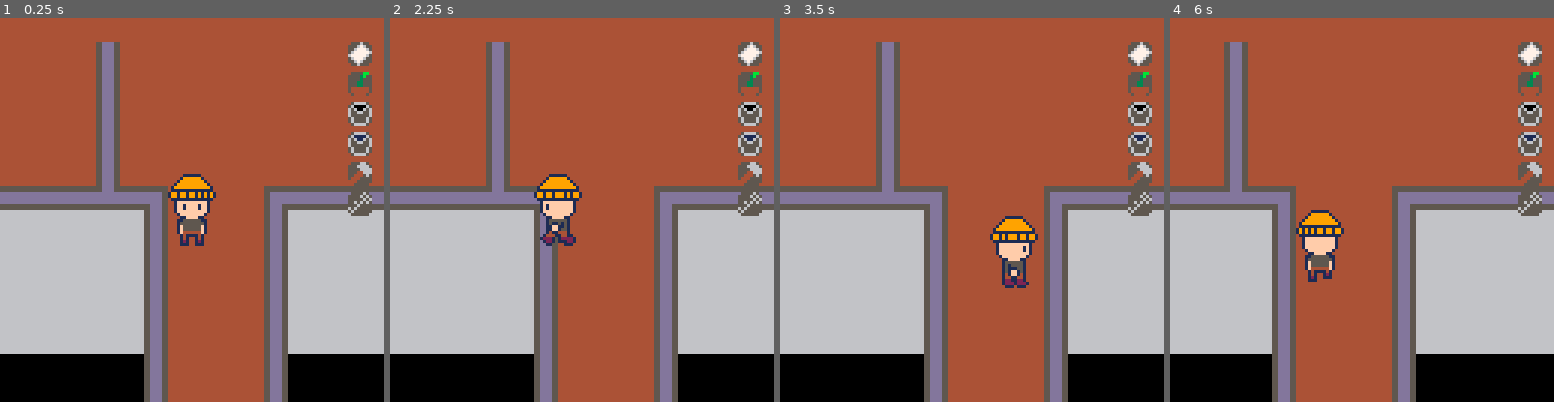
Above: before the commit, frames 1-4 (left to right).
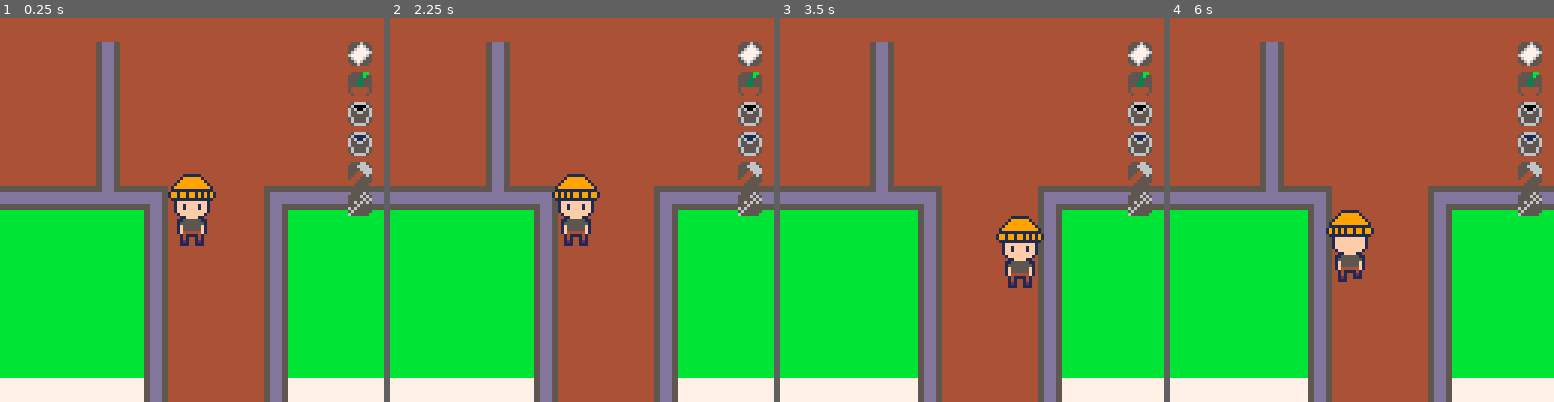
Above: after the commit, the same moments.

Repository: PaoloPortugal/one-last-visit
Game: PICO-8 cartridge mini-jam.p8
Same seed, same stepped clock (60 frames per second), same inputs: the game is played once before the commit and once after it.
Inputs:
- Up to frame 1 (0.25 s): no input
- Up to frame 2 (2.25 s): tap O (Z key) at 0.33, 0.7, 1.43, 2.22 s; hold Left from 1.97 s (still down)
- Up to frame 3 (3.5 s): release Left at 2.37 s; hold Down 2.42-2.82 s; hold Right from 2.87 s (still down); tap O (Z key) at 3.1 s
- Up to frame 4 (6 s): release Right at 3.53 s; hold Up 3.58-4.08 s; tap O (Z key) at 3.98, 4.87, 5.75 s; hold Right 4.13-4.53 s; hold Down 4.58-5.08 s; hold Left 5.13-5.8 s; hold Up from 5.85 s (still down)

The runs differ from the first frame. In frame 1, 31% of the frame differs, in the area x 0-100%, y 50-100%; in frame 2, 33%; in frame 3, 40%; in frame 4, 50%, in the area x 0-100%, y 6-100%.

Commit message:
finally perspective works properly

Diff:
--- a/mini-jam.p8
+++ b/mini-jam.p8
@@ -20,11 +20,13 @@
     cam=make_camera(player)
     messages={}
     objects={chair}
+    timeshift=false
 end
 
 function _update60()
 -- runs at 60fps
     player:update(objects)
+    timeshift=player.y>60*8
     for obj in all(objects,dialogue.active) do
         obj:update()
     end
@@ -37,13 +39,15 @@
 
     camera(cam:cam_pos())
 
-    map()
+    draw_base_map(timeshift)
 
     for obj in all(objects) do
         obj:draw()
     end
 
     player:draw()
+
+    draw_map_over()
 
     camera(0,0)
 
@@ -147,40 +151,39 @@
 
 
 
-
 __gff__
-0000000000000000000000000000000001000000000000000000000000000000000000000000000000000000000000000000000000000000000000000000000000000000000000000000000000000000000000000000000000000000000000000000000000000000000000000000000000000000000000000000000000000000
+0000000000000000000000000000000081000000000000000000000000000001000000000000000000000000000000020000000000000000020101020103030200000000000001000000000000000000000000000000000000000000000000000000000000000000000000000000000000000000000000000000000000000000
 0000000000000000000000000000000000000000000000000000000000000000000000000000000000000000000000000000000000000000000000000000000000000000000000000000000000000000000000000000000000000000000000000000000000000000000000000000000000000000000000000000000000000000
 __map__
-000000003a3b3b3b3b3b3b3b3b3b3b3b3b3b3b3b3c00000000000000000000000000000000000000000000003a3b3b3b3b3b3b3b3b3b3b3b3b3b3b3c1000000000000000000000000000000000000000000000000000000000000000000000000000000000000000000000000000000000000000000000000000000000000000
-00000000390f0f0f0f0f0f0f0f0f0f0f0f0f0f0f390000000000000000000000000000000000000000000000390f0f0f0f0f0f0f0f0f0f0f0f0f0f391000000000000000000000000000000000000000000000000000000000000000000000000000000000000000000000000000000000000000000000000000000000000000
-00000000390f0f0f0f0f0f0f0f0f0f0f0f0f0f0f390000000000000000000000000000000000000000000000390f0f0f0f0f0f0f0f0f0f0f0f0f0f391000000000000000000000000000000000000000000000000000000000000000000000000000000000000000000000000000000000000000000000000000000000000000
-00000000390f0f0f0f0f0f0f0f0f0f0f0f0f0f0f390000000000000000000000000000000000000000000000390f0f0f0f0f0f0f0f0f0f0f0f0f0f391000000000000000000000000000000000000000000000000000000000000000000000000000000000000000000000000000000000000000000000000000000000000000
-00000000390f0f0f0f0f0f0f0f0f0f0f0f0f0f0f390000000000000000000000000000000000000000000000390f0f0f0f0f0f0f0f0f0f0f0f0f0f391000000000000000000000000000000000000000000000000000000000000000000000000000000000000000000000000000000000000000000000000000000000000000
-0000000039464646464646464646464646464646390000000000000000000000000000000000000000000000394646464646464646464646464646391000000000000000000000000000000000000000000000000000000000000000000000000000000000000000000000000000000000000000000000000000000000000000
-0000000039464646464646464646464646464646391010101010101010101010101010101010101010101010394646464646464646464646464646391000000000000000000000000000000000000000000000000000000000000000000000000000000000000000000000000000000000000000000000000000000000000000
-0000000039444545444544454445444544454445394747474747474747474747474747474747474747474747394445444544454445444544454445391000000000000000000000000000000000000000000000000000000000000000000000000000000000000000000000000000000000000000000000000000000000000000
-0000000039545555545554555455545554555455394747474747474747474747474747474747474747474747395455545554555455545554555455391000000000000000000000000000000000000000000000000000000000000000000000000000000000000000000000000000000000000000000000000000000000000000
-0000000039444544454445444544454445444445394747474747474747474747474747474747474747474747394445555444454445444544455455391000000000000000000000000000000000000000000000000000000000000000000000000000000000000000000000000000000000000000000000000000000000000000
-0000000039545554555455545554555455545455394747474747474747474747474747474747474747474747395455454454555455545554554445391000000000000000000000000000000000000000000000000000000000000000000000000000000000000000000000000000000000000000000000000000000000000000
-0000000039444545444544454445444544454445394747474747474747474747474747474747474747474747394445444555545554444544455455391000000000000000000000000000000000000000000000000000000000000000000000000000000000000000000000000000000000000000000000000000000000000000
-0000000039545555545554555455545554555455394747474747474747474747474747474747474747474747395455545545444544545554554445391000000000000000000000000000000000000000000000000000000000000000000000000000000000000000000000000000000000000000000000000000000000000000
-0000000039444545444544454445444544454445394747474747474747474747474747474747474747474747394454555455545554444544455455391000000000000000000000000000000000000000000000000000000000000000000000000000000000000000000000000000000000000000000000000000000000000000
-0000000039545555545554555455444554555455394747474747474747474747474747474747474747474747395455444544454445545544454445391000000000000000000000000000000000000000000000000000000000000000000000000000000000000000000000000000000000000000000000000000000000000000
-000000003d3b3b3b3b3b3b3b3b3c54553a3b3b3b3e4747474747474747474747474747474747474747474747394445545554555455545554555455391000000000000000000000000000000000000000000000000000000000000000000000000000000000000000000000000000000000000000000000000000000000000000
-000000000f0f0f0f0f0f0f0f0f394445390f0f0f0f474747474747474747474747474747474747473a3b3b3b3e54553b3b3b3b3b3b3b3b3b3b3b3b3f1000000000000000000000000000000000000000000000000000000000000000000000000000000000000000000000000000000000000000000000000000000000000000
-000000000f0f0f0f0f0f0f0f0f395455390f0f0f0f47474747474747474747474747474747474747390f0f0f0f44450f0f0f0f0f0f0f0f0f0f0f0f391000000000000000000000000000000000000000000000000000000000000000000000000000000000000000000000000000000000000000000000000000000000000000
-3a3b3b3b3b3b3b3b3b3b3b3b3b3e44453d3b3b3b3b3b3b3b3b3c4747474747474747474747474747390f0f0f0f54550f0f0f0f0f0f0f0f0f0f0f0f391000000000000000000000000000000000000000000000000000000000000000000000000000000000000000000000000000000000000000000000000000000000000000
-390f0f0f0f0f0f0f0f0f0f0f0f0f54550f0f0f0f0f0f0f0f0f394747474747474747474747474747390f0f0f0f44450f0f0f0f0f0f0f0f0f0f0f0f391000000000000000000000000000000000000000000000000000000000000000000000000000000000000000000000000000000000000000000000000000000000000000
-390f0f0f0f0f0f0f0f0f0f0f0f0f44450f0f0f0f0f0f0f0f0f394747474747474747474747474747390f0f0f0f54550f0f0f0f0f0f0f0f0f0f0f0f391000000000000000000000000000000000000000000000000000000000000000000000000000000000000000000000000000000000000000000000000000000000000000
-390f0f0f0f0f0f0f0f0f0f0f0f0f54550f0f0f0f0f0f0f0f0f39474747474747474747474747474739464646465555464646464646464646464646391000000000000000000000000000000000000000000000000000000000000000000000000000000000000000000000000000000000000000000000000000000000000000
-390f0f0f0f0f0f0f0f0f0f0f0f0f44450f0f0f0f0f0f0f0f0f3d3b3b3b3b3b3b3b3b3b3b47473b3b3e464646465555464646464646464646464646391000000000000000000000000000000000000000000000000000000000000000000000000000000000000000000000000000000000000000000000000000000000000000
-394646464646464646464646464654554646464646464646460f0f0f0f0f0f0f0f0f0f0f47470f0f0f444544454445444544454445444544454445391000000000000000000000000000000000000000000000000000000000000000000000000000000000000000000000000000000000000000000000000000000000000000
-394646464646464646464646464644454646464646464646460f0f0f0f0f0f0f0f0f0f0f47470f0f0f545554555455545554555455545554555455391000000000000000000000000000000000000000000000000000000000000000000000000000000000000000000000000000000000000000000000000000000000000000
-394445444544454445444544454445444544454445444544450f0f0f0f0f0f0f0f0f0f0f47470f0f0f444544454445444544454445444544454445391000000000000000000000000000000000000000000000000000000000000000000000000000000000000000000000000000000000000000000000000000000000000000
-395455545554555455545554555455545554555455545554550f0f0f0f0f0f0f0f0f0f0f54540f0f0f545554555455545554555455545554555455391000000000000000000000000000000000000000000000000000000000000000000000000000000000000000000000000000000000000000000000000000000000000000
-3944454445444544454445444544454445444544454445444546464646464646464646465454464646444544454445444544454445444544454445391000000000000000000000000000000000000000000000000000000000000000000000000000000000000000000000000000000000000000000000000000000000000000
-3954555455545554555455545554555455545554555455545546464646464646464646465454464646545554555455545554555455545554555455391000000000000000000000000000000000000000000000000000000000000000000000000000000000000000000000000000000000000000000000000000000000000000
-3944454445444544454445444544454445444544454445444544454445444544454445444544454445444544454445444544454445444544454445391000000000000000000000000000000000000000000000000000000000000000000000000000000000000000000000000000000000000000000000000000000000000000
-3954555455545554555455545554555455545554555455545554555455545554555455545554555455545554555455545554555455545554555455391000000000000000000000000000000000000000000000000000000000000000000000000000000000000000000000000000000000000000000000000000000000000000
-3944454445444544454445444544454445444544454445444539444544454445444544454445444539444544454445444544454445444544454445391000000000000000000000000000000000000000000000000000000000000000000000000000000000000000000000000000000000000000000000000000000000000000
+000000003a3b3b3b3b3b3b3b3b3b3b3b3b3b3b3b3c00000000000000000000000000000000000000000000003a3b3b3b3b3b3b3b3b3b3b3b3b3b3b3c0000000000000000000000000000000000000000000000000000000000000000000000000000000000000000000000000000000000000000000000000000000000000000
+00000000390f0f0f0f0f0f0f0f0f0f0f0f0f0f0f390000000000000000000000000000000000000000000000390f0f0f0f0f0f0f0f0f0f0f0f0f0f390000000000000000000000000000000000000000000000000000000000000000000000000000000000000000000000000000000000000000000000000000000000000000
+00000000390f0f0f0f0f0f0f0f0f0f0f0f0f0f0f390000000000000000000000000000000000000000000000390f0f0f0f0f0f0f0f0f0f0f0f0f0f390000000000000000000000000000000000000000000000000000000000000000000000000000000000000000000000000000000000000000000000000000000000000000
+00000000390f0f0f0f0f0f0f0f0f0f0f0f0f0f0f390000000000000000000000000000000000000000000000390f0f0f0f0f0f0f0f0f0f0f0f0f0f390000000000000000000000000000000000000000000000000000000000000000000000000000000000000000000000000000000000000000000000000000000000000000
+00000000390f0f0f0f0f0f0f0f0f0f0f0f0f0f0f390000000000000000000000000000000000000000000000390f0f0f0f0f0f0f0f0f0f0f0f0f0f390000000000000000000000000000000000000000000000000000000000000000000000000000000000000000000000000000000000000000000000000000000000000000
+0000000039464646464646464646464646464646390000000000000000000000000000000000000000000000394646464646464646464646464646390000000000000000000000000000000000000000000000000000000000000000000000000000000000000000000000000000000000000000000000000000000000000000
+0000000039464646464646464646464646464646391010101010101010101010101010101010101010101010394646464646464646464646464646390000000000000000000000000000000000000000000000000000000000000000000000000000000000000000000000000000000000000000000000000000000000000000
+0000000039444545444544454445444544454445394747474747474747474747474747474747474747474747394445444544454445444544454445390000000000000000000000000000000000000000000000000000000000000000000000000000000000000000000000000000000000000000000000000000000000000000
+0000000039545555545554555455545554555455394747474747474747474747474747474747474747474747395455545554555455545554555455390000000000000000000000000000000000000000000000000000000000000000000000000000000000000000000000000000000000000000000000000000000000000000
+0000000039444544454445444544454445444445394747474747474747474747474747474747474747474747394445555444454445444544455455390000000000000000000000000000000000000000000000000000000000000000000000000000000000000000000000000000000000000000000000000000000000000000
+0000000039545554555455545554555455545455394747474747474747474747474747474747474747474747395455454454555455545554554445390000000000000000000000000000000000000000000000000000000000000000000000000000000000000000000000000000000000000000000000000000000000000000
+0000000039444545444544454445444544454445394747474747474747474747474747474747474747474747394445444555545554444544455455390000000000000000000000000000000000000000000000000000000000000000000000000000000000000000000000000000000000000000000000000000000000000000
+0000000039545555545554555455545554555455394747474747474747474747474747474747474747474747395455545545444544545554554445390000000000000000000000000000000000000000000000000000000000000000000000000000000000000000000000000000000000000000000000000000000000000000
+0000000039444545444544454445444544454445394747474747474747474747474747474747474747474747394454555455545554444544455455390000000000000000000000000000000000000000000000000000000000000000000000000000000000000000000000000000000000000000000000000000000000000000
+0000000039545555545554555455444554555455394747474747474747474747474747474747474747474747395455444544454445545544454445390000000000000000000000000000000000000000000000000000000000000000000000000000000000000000000000000000000000000000000000000000000000000000
+000000003d3b3b3b3b3b3b3b3b3c54553a3b3b3b3e4747474747474747474747474747474747474747474747394445545554555455545554555455390000000000000000000000000000000000000000000000000000000000000000000000000000000000000000000000000000000000000000000000000000000000000000
+000000001f3838383838383838394445393838381f474747474747474747474747474747474747473a3b3b3b3e54553b3b3b3b3b3b3b3b3b3b3b3b3f0000000000000000000000000000000000000000000000000000000000000000000000000000000000000000000000000000000000000000000000000000000000000000
+000000001f1f1f1f1f1f1f1f1f395455391f1f1f1f47474747474747474747474747474747474747393838381f44451f3838383838383838383838390000000000000000000000000000000000000000000000000000000000000000000000000000000000000000000000000000000000000000000000000000000000000000
+3a3b3b3b3b3b3b3b3b3b3b3b3b3e44453d3b3b3b3b3b3b3b3b3c4747474747474747474747474747393838381f54551f3838383838383838383838390000000000000000000000000000000000000000000000000000000000000000000000000000000000000000000000000000000000000000000000000000000000000000
+390f0f0f0f0f0f0f0f0f0f0f0f1f54551f3838383838383838394747474747474747474747474747393838381f44451f3838383838383838383838390000000000000000000000000000000000000000000000000000000000000000000000000000000000000000000000000000000000000000000000000000000000000000
+390f0f0f0f0f0f0f0f0f0f0f0f1f44451f3838383838383838394747474747474747474747474747391f1f1f1f54551f1f1f1f1f1f1f1f1f1f1f1f390000000000000000000000000000000000000000000000000000000000000000000000000000000000000000000000000000000000000000000000000000000000000000
+390f0f0f0f0f0f0f0f0f0f0f0f1f54551f383838383838383839474747474747474747474747474739464646465555464646464646464646464646390000000000000000000000000000000000000000000000000000000000000000000000000000000000000000000000000000000000000000000000000000000000000000
+390f0f0f0f0f0f0f0f0f0f0f0f1f44451f1f1f1f1f1f1f1f1f3d3b3b3b3b3b3b3b3b3b3b47473b3b3e464646465555464646464646464646464646390000000000000000000000000000000000000000000000000000000000000000000000000000000000000000000000000000000000000000000000000000000000000000
+394646464646464646464646464654554646464646464646461f3838383838383838381f47471f3838444544454445444544454445444544454445390000000000000000000000000000000000000000000000000000000000000000000000000000000000000000000000000000000000000000000000000000000000000000
+394646464646464646464646464644454646464646464646461f3838383838383838381f47471f3838545554555455545554555455545554555455390000000000000000000000000000000000000000000000000000000000000000000000000000000000000000000000000000000000000000000000000000000000000000
+394445444544454445444544454445444544454445444544451f3838383838383838381f47471f3838444544454445444544454445444544454445390000000000000000000000000000000000000000000000000000000000000000000000000000000000000000000000000000000000000000000000000000000000000000
+395455545554555455545554555455545554555455545554551f1f1f1f1f1f1f1f1f1f1f54541f1f1f545554555455545554555455545554555455390000000000000000000000000000000000000000000000000000000000000000000000000000000000000000000000000000000000000000000000000000000000000000
+3944454445444544454445444544454445444544454445444546464646464646464646465454464646444544454445444544454445444544454445390000000000000000000000000000000000000000000000000000000000000000000000000000000000000000000000000000000000000000000000000000000000000000
+3954555455545554555455545554555455545554555455545546464646464646464646465454464646545554555455545554555455545554555455390000000000000000000000000000000000000000000000000000000000000000000000000000000000000000000000000000000000000000000000000000000000000000
+3944454445444544454445444544454445444544454445444544454445444544454445444544454445444544454445444544454445444544454445390000000000000000000000000000000000000000000000000000000000000000000000000000000000000000000000000000000000000000000000000000000000000000
+3954555455545554555455545554555455545554555455545554555455545554555455545554555455545554555455545554555455545554555455390000000000000000000000000000000000000000000000000000000000000000000000000000000000000000000000000000000000000000000000000000000000000000
+3944454445444544454445444544454445444544454445444539444544455555555555555555444539444544454445444544454445444544454445390000000000000000000000000000000000000000000000000000000000000000000000000000000000000000000000000000000000000000000000000000000000000000
--- a/visuals.lua
+++ b/visuals.lua
@@ -207,3 +207,26 @@
 function close_dialogue()
     dialogue.active=false
 end
+
+function draw_base_map(timeshift)
+    local x0=timeshift and 61 or 0
+    local x1=timeshift and 120 or 59
+    local y0=0
+    local y1=46
+
+    map(x0,y0,0,0,x1,y1)
+end
+
+function draw_map_over(timeshift)
+    local x0=timeshift and 61 or 0
+    local x1=timeshift and 120 or 59
+    local y0=0
+    local y1=46
+
+    for x=x0,x1 do
+        for y=y0,y1 do
+            local tile=mget(x,y)
+            if fget(tile,1) then spr(tile,x*8,y*8) end
+        end
+    end
+end
Not shown, changed: 33 lines of the sprite sheet (__gfx__) section of mini-jam.p8
